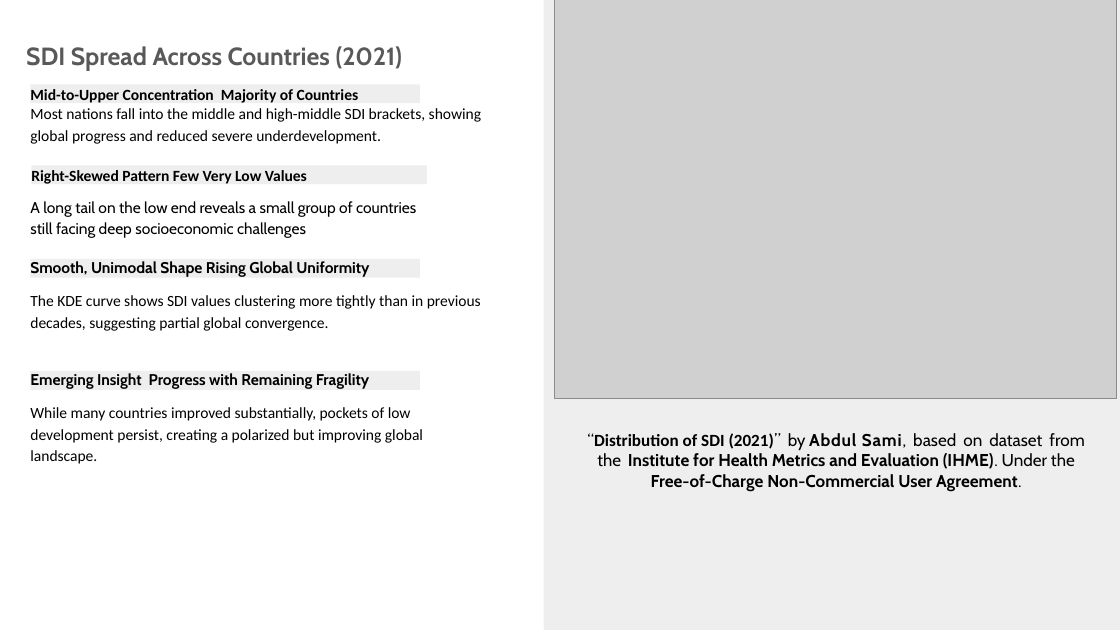
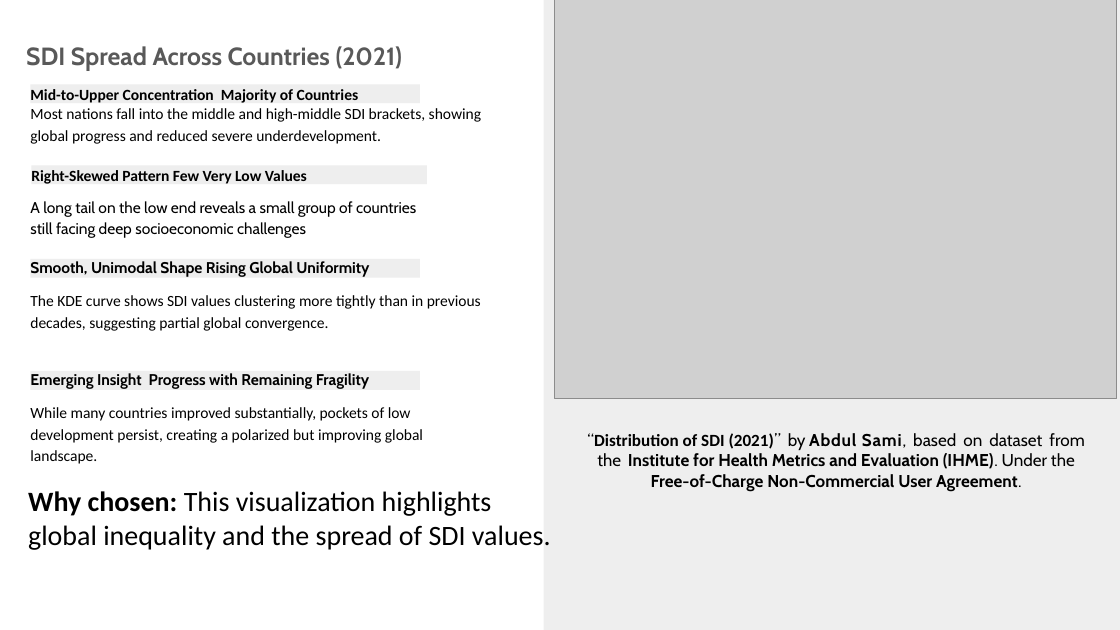
Before and after one commit to samiwadh/Global-Burden-of-Disease-Project, a slide deck: slide 8 of Data Visualization.pptx. Drawn at 1120x630 pixels with LibreOffice and Linux fonts; fonts in the diff are those of the drawing; grey boxes stand for pictures. Boxes give left, top, right and bottom in pixels: in the first picture for what was removed or moved away, otherwise in the second. Text is boxed around its words. In the diff, an @@ line names an element or a change of style, - is before the commit and + after.

```diff
--- a/Data Visualization.pptx
+++ b/Data Visualization.pptx
@@ text added at box(28, 491, 551, 550), 18 pt, text #000000 @@
+Why chosen: This visualization highlights global inequality and the spread of SDI values.
```
Also in this commit, not shown: 12 other slides changed.
